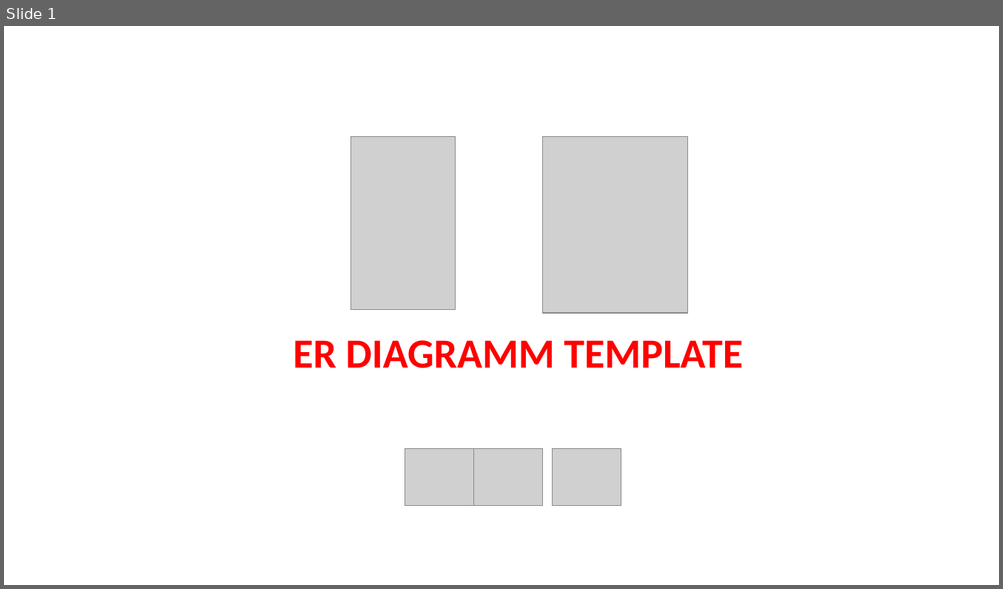
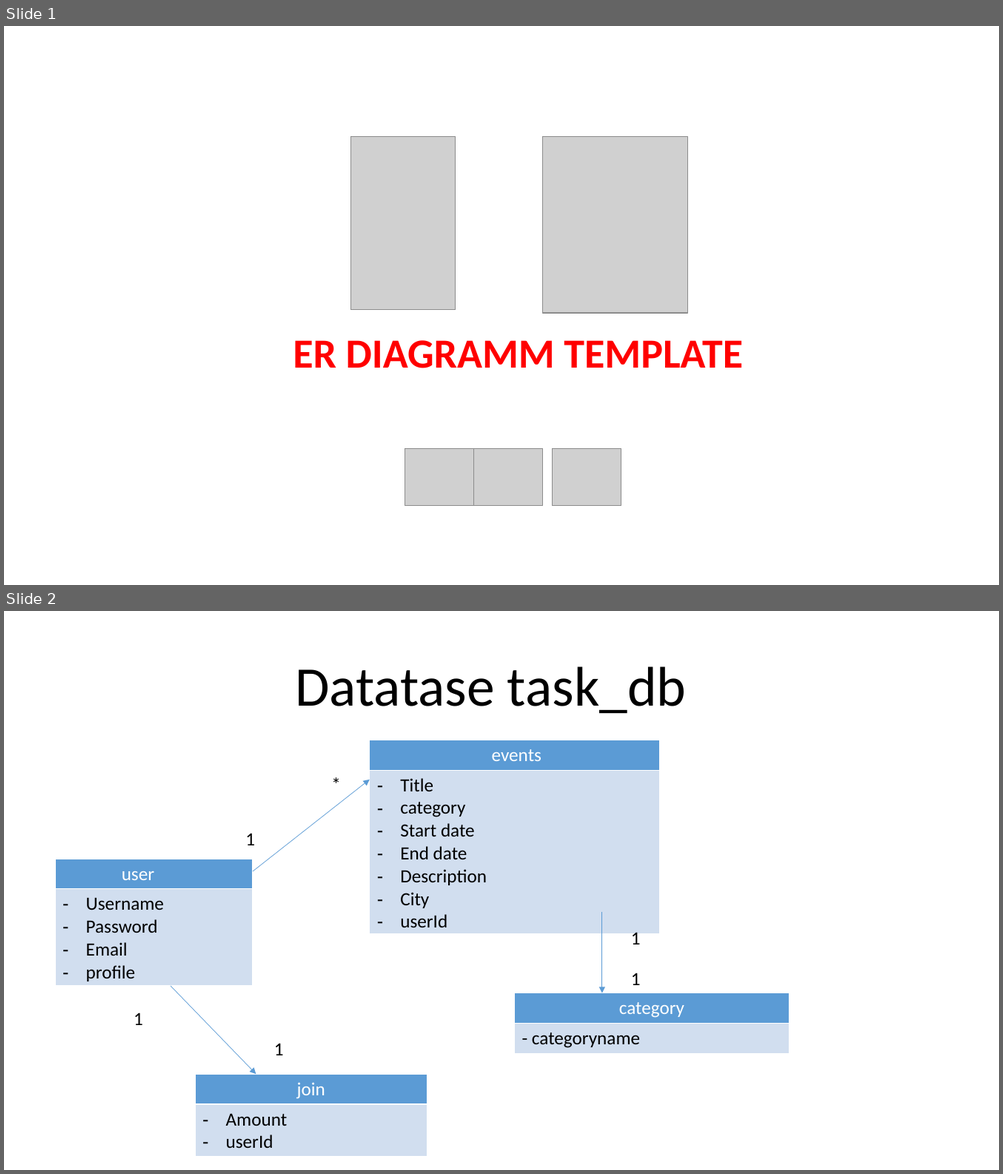
Before and after one commit to pnc-virtual-company/2021-G3-V2-PART1, a slide deck: docs/ER-DIAGRAM.pptx. Shown one above the other, each under a label of ours: slide 1 before the commit, slides 1 and 2 after it. The pictures are 1003x589 and 1003x1174 pixels, drawn with LibreOffice and Linux fonts; fonts in the diff are those of the drawing; grey boxes stand for pictures. Boxes give left, top, right and bottom in pixels: in the first picture for what was removed or moved away, otherwise in the second. Text is boxed around its words. In the diff, an @@ line names an element or a change of style, - is before the commit and + after.

Commit message:
all ERD

```diff
--- a/docs/ER-DIAGRAM.pptx
+++ b/docs/ER-DIAGRAM.pptx
@@ slide 2 added at box(4, 611, 999, 1170), background #FFFFFF @@
@@ text added at box(295, 667, 686, 713), 54 pt, text #000000 @@
+Datatase task_db
@@ table added at box(370, 740, 659, 935), 2 rows, 1 columns @@
+events
+Title / category / Start date / End date / Description / City / userId
@@ arrow added from (253, 871) to (370, 780), #5B9BD5 0.5 pt @@
@@ text added at box(324, 769, 349, 799), 18 pt, text #000000 @@
+*
@@ text added at box(245, 833, 255, 846), 18 pt, text #000000 @@
+1
@@ table added at box(56, 859, 253, 986), 2 rows, 1 columns @@
+user
+Username / Password / Email / profile
@@ arrow added from (602, 911) to (602, 994), #5B9BD5 0.5 pt @@
@@ text added at box(631, 929, 640, 945), 18 pt, text #000000 @@
+1
@@ arrow added from (170, 986) to (256, 1074), #5B9BD5 0.5 pt @@
@@ text added at box(631, 973, 640, 985), 18 pt, text #000000 @@
+1
@@ table added at box(515, 994, 789, 1054), 2 rows, 1 columns @@
+category
+- categoryname
@@ text added at box(134, 1013, 143, 1025), 18 pt, text #000000 @@
+1
@@ text added at box(274, 1043, 284, 1056), 18 pt, text #000000 @@
+1
@@ table added at box(195, 1074, 427, 1157), 2 rows, 1 columns @@
+join
+Amount / userId
```
Also in this commit, not shown: 1 slide removed.
